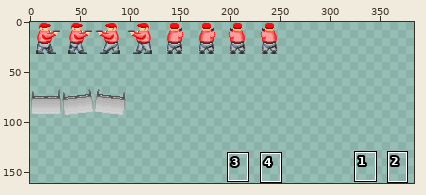
Two states of a sprite sheet, data/art/MOB_TILESET.png. Above: a wide view before the commit, with the close-up outlined.
Close-up. Before:
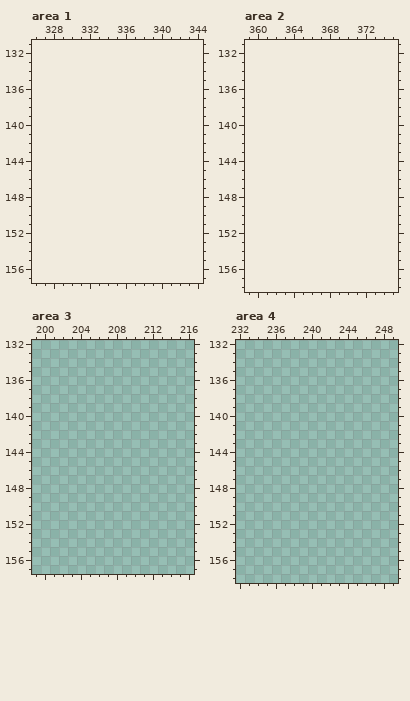
The file is 256x256 pixels. Pixels under 10% opacity are left out. Colours within 5 levels of each other are drawn and written as one. Shown: area 1: x 326..344, y 131..157; area 2: x 359..375, y 131..158; area 3: x 199..216, y 132..157; area 4: x 232..249, y 132..158. The old version is drawn lined up with the new one, on the new canvas. The wide view leaves out empty margins. The commit also changed other parts of the picture, which this record leaves out.
Once edited:
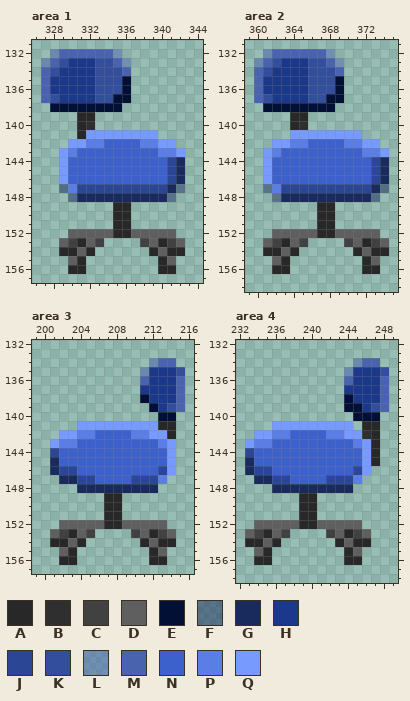
Palette (. is transparent): A #282828  B #2f2f2f  C #414141  D #5f5f5f  E #021035  F #192b5d80  G #192b5d  H #1c388a  J #2a4695  K #334e9c  L #4963af80  M #4963af  N #3c61cd  P #5a7ee6  Q #779aff
From old to new:
canvas 256x256 -> 384x256
--- area 1
@@ x 326..344 @@
 131 ...................
-132 ...................
-133 ...................
-134 ...................
-135 ...................
-136 ...................
-137 ...................
-138 ...................
-139 ...................
-140 ...................
-141 ...................
-142 ...................
-143 ...................
-144 ...................
-145 ...................
-146 ...................
-147 ...................
-148 ...................
-149 ...................
-150 ...................
-151 ...................
-152 ...................
-153 ...................
-154 ...................
-155 ...................
-156 ...................
+132 ..LMMMMMML.........
+133 .LMKHHHKKML........
+134 .MKHHHHKKKM........
+135 .MHHHHHKKKE........
+136 .MHHHHHKKKE........
+137 .MKHHHHKKEE........
+138 ..EEEEEEEE.........
+139 .....AA............
+140 .....AB............
+141 .....AQQQQQQQQ.....
+142 ....QQPPNNNNPPQQ...
+143 ...QPNNNNNNNNNPPQ..
+144 ...QNNNNNNNNNNNJG..
+145 ...QNNNNNNNNNNNJG..
+146 ...QNNNNNNNNNNNJG..
+147 ...FPJJJJJJJJJJGF..
+148 ....FGGGGGGGGGGF...
+149 .........AA........
+150 .........AA........
+151 .........AA........
+152 ....DDDDDAADDDDD...
+153 ...DCADC....CDACD..
+154 ...AADA......ADAA..
+155 ....DA........AD...
+156 ....AA........AA...
 157 ...................
--- area 2
@@ x 359..375 @@
 131 .................
-132 .................
-133 .................
-134 .................
-135 .................
-136 .................
-137 .................
-138 .................
-139 .................
-140 .................
-141 .................
-142 .................
-143 .................
-144 .................
-145 .................
-146 .................
-147 .................
-148 .................
-149 .................
-150 .................
-151 .................
-152 .................
-153 .................
-154 .................
-155 .................
-156 .................
+132 ..LMMMMMML.......
+133 .LMKHHHKKML......
+134 .MKHHHHKKKM......
+135 .MHHHHHKKKE......
+136 .MHHHHHKKKE......
+137 .MKHHHHKKEE......
+138 ..EEEEEEEE.......
+139 .....AA..........
+140 .....AB..........
+141 .....QQQQQQQQ....
+142 ...QQPPNNNNPPQQ..
+143 ..QPNNNNNNNNNPPQ.
+144 ..QNNNNNNNNNNNJG.
+145 ..QNNNNNNNNNNNJG.
+146 ..QNNNNNNNNNNNJG.
+147 ..FPJJJJJJJJJJGF.
+148 ...FGGGGGGGGGGF..
+149 ........AA.......
+150 ........AA.......
+151 ........AA.......
+152 ...DDDDDAADDDDD..
+153 ..DCADC....CDACD.
+154 ..AADA......ADAA.
+155 ...DA........AD..
+156 ...AA........AA..
 157 .................
--- area 3
@@ x 199..216 @@
 133 ..................
-134 ..................
-135 ..................
-136 ..................
-137 ..................
-138 ..................
-139 ..................
-140 ..................
-141 ..................
-142 ..................
-143 ..................
-144 ..................
-145 ..................
-146 ..................
-147 ..................
-148 ..................
-149 ..................
-150 ..................
-151 ..................
-152 ..................
-153 ..................
-154 ..................
-155 ..................
-156 ..................
+134 .............LMM..
+135 ............LHHHK.
+136 ............MHHHM.
+137 ............HHHHM.
+138 ............EHHHM.
+139 .............EHKM.
+140 ..............EE..
+141 .....QQQQQQQQQAA..
+142 ...QQPPNNNNPPQQA..
+143 ..QPPNNNNNNNNNPQ..
+144 ..JNNNNNNNNNNNNQ..
+145 ..GNNNNNNNNNNNNQ..
+146 ..GJJNNNNNNNNNJQ..
+147 ...GGJJNNNNJJJP...
+148 .....GGGGGGGGG....
+149 ........AA........
+150 ........AA........
+151 ........AA........
+152 ...DDDDDAADDDDD...
+153 ..DCADC....CDACD..
+154 ..AADA......ADAA..
+155 ...DA........AD...
+156 ...AA........AA...
 157 ..................
--- area 4
@@ x 232..249 @@
 133 ..................
-134 ..................
-135 ..................
-136 ..................
-137 ..................
-138 ..................
-139 ..................
-140 ..................
-141 ..................
-142 ..................
-143 ..................
-144 ..................
-145 ..................
-146 ..................
-147 ..................
-148 ..................
-149 ..................
-150 ..................
-151 ..................
-152 ..................
-153 ..................
-154 ..................
-155 ..................
-156 ..................
+134 .............LMM..
+135 ............LHHHK.
+136 ............MHHHM.
+137 ............HHHHM.
+138 ............EHHHM.
+139 ............EEHKM.
+140 .............EEE..
+141 ....QQQQQQQQQ.AA..
+142 ..QQPPNNNNPPQQBA..
+143 .QPPNNNNNNNNNPQA..
+144 .JNNNNNNNNNNNNQA..
+145 .GNNNNNNNNNNNNQA..
+146 .GJJNNNNNNNNNJQ...
+147 ..GGJJNNNNJJJP....
+148 ....GGGGGGGGG.....
+149 .......AA.........
+150 .......AA.........
+151 .......AA.........
+152 ..DDDDDAADDDDD....
+153 .DCADC....CDACD...
+154 .AADA......ADAA...
+155 ..DA........AD....
+156 ..AA........AA....
 157 ..................
